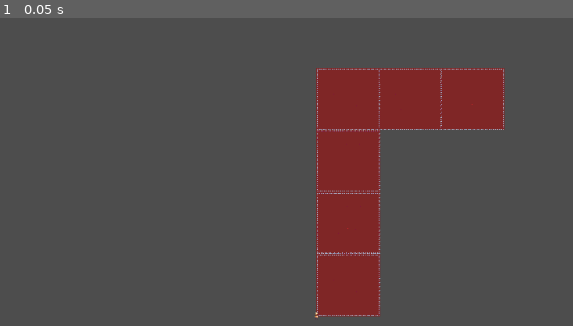
Above: before the commit, frame 1.
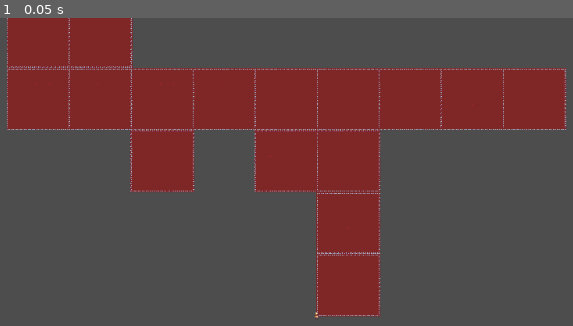
Above: after the commit, the same moment.

Repository: npnorman/chamber-bullethell
Game: Godot game, scene res://scenes/RoomGen/first-level.tscn
The game is run twice, just before and just after one commit, with the same random seed, the same clock (stepped at 60 frames per second) and the same inputs. This scene is started directly instead of the project's main scene.
Inputs:
- Up to frame 1 (0.05 s): no input

The runs differ from the first frame. In frame 1, 21% of the frame differs, in the area x 1-99%, y 0-57%.

Commit message:
Update room_generator.gd
NOTES:
- check if the new room is being block (not just if the new room blocks another)

Diff:
--- a/scripts/room_gen/room_generator.gd
+++ b/scripts/room_gen/room_generator.gd
@@ -58,23 +58,23 @@
 	current_location.y = centerN
 
 	#define rooms in bag to pull
-	knapsack += generateRooms(ExitType.FOUR,Rotation.ZERO,5)
+	knapsack += generateRooms(ExitType.FOUR,Rotation.ZERO,15)
 
 	add_room_current_location(starting_room)
-	generateMap()
+	generateMap(m,n)
 	print("Roomstack")
 	print(roomstack)
 
 	# after stack is full,
 	display_rooms(center)
 
-func generateMap(seed:int = -1):
+func generateMap(m,n,seed:int = -1):
 	var rng:RandomNumberGenerator = RandomNumberGenerator.new()
 	if seed != -1:
 		rng.seed = seed
 
 	while len(knapsack) > 0:
-		pick_room_from_knapsack(rng)
+		pick_room_from_knapsack(rng,m,n)
 
 		# if no room can fit, remove the topmost room from stack
 			# try a different room from knapsack
@@ -86,6 +86,9 @@
 		# for each exit
 			# if there is no room there
 				# add a dead end (generate one)
+				# shop and treasure room count
+				# get exits
+				# create a room to satisfy all exits
 
 func display_rooms(center:Vector2):
 	for i in range(0,len(roomstack)):
@@ -108,10 +111,8 @@
 	newRoom.global_position = adjusted_coords
 
 	add_child(newRoom)
-	print(get_child_count())
-	print("Room added")
-
-func pick_room_from_knapsack(rng:RandomNumberGenerator):
+
+func pick_room_from_knapsack(rng:RandomNumberGenerator,m,n):
 	# pick a random room in the knapsack, and remove it
 	var knapsack_index:int = rng.randi_range(0,len(knapsack)-1)
 	var newRoom:Vector4 = knapsack.pop_at(knapsack_index)
@@ -147,7 +148,10 @@
 	var is_blocking = false
 
 	# check if that spot (x,y) is taken
-	if is_room_in_xy(checkingCoordinates):
+	if abs(checkingCoordinates.x) > m or abs(checkingCoordinates.y) > n:
+		is_blocking = true
+
+	elif is_room_in_xy(checkingCoordinates):
 		is_blocking = true
 
 	else:
